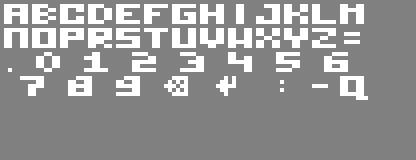
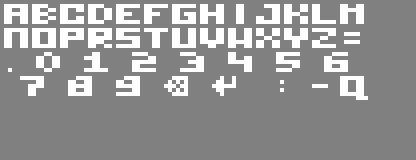
Two versions of the same layered image (416×160). Layer-by-layer changes:
painted on ">" over [212,76,228,96]
